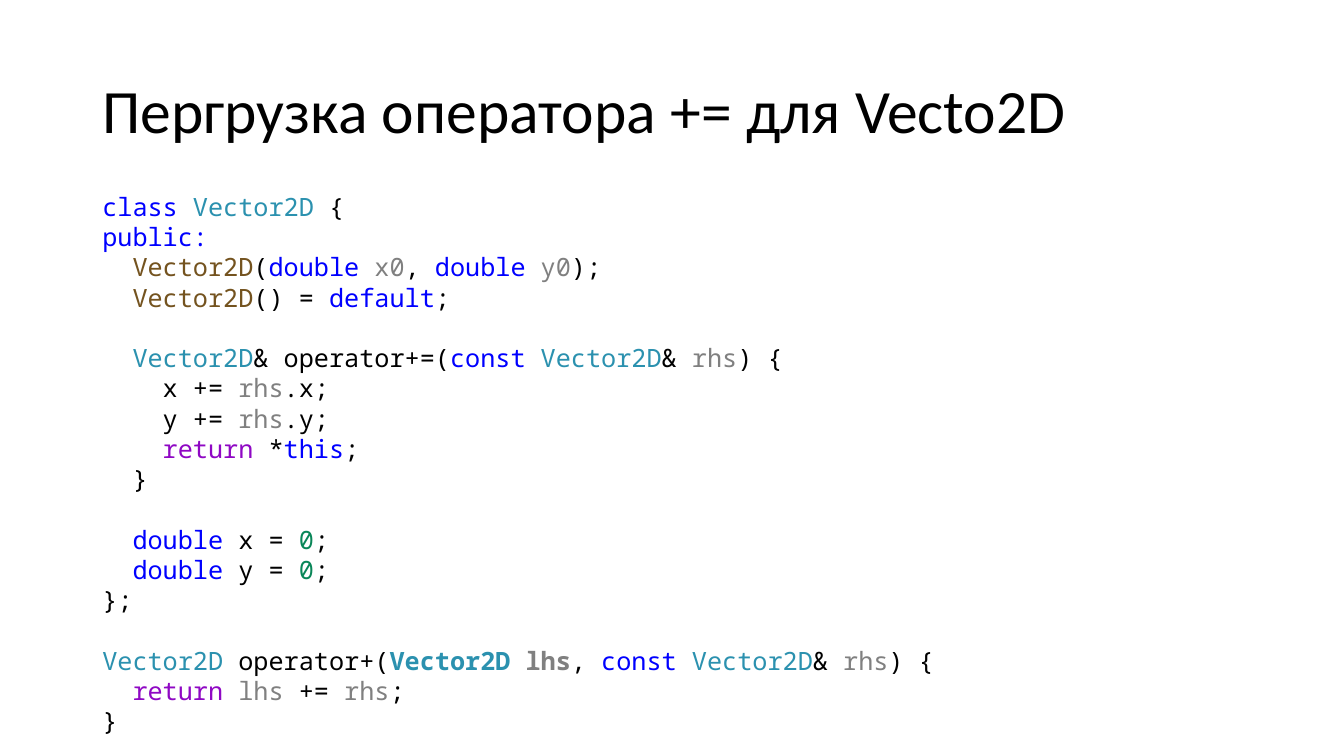
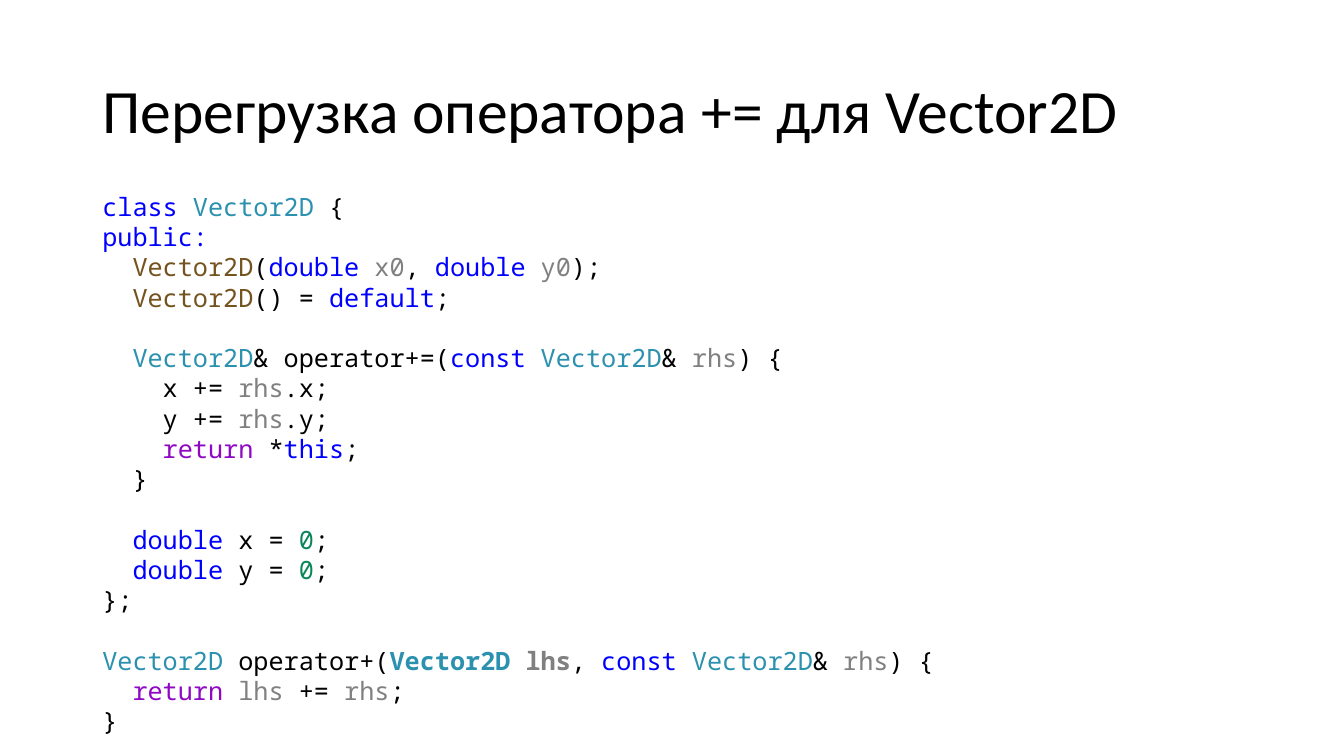
Before and after one commit to alexey-malov/oop, a slide deck: slide 20 of lectures/04/Дружественные функции и классы. Перегрузка операций.pptx. Drawn at 1344x756 pixels with LibreOffice and Linux fonts; fonts in the diff are those of the drawing. Boxes give left, top, right and bottom in pixels: in the first picture for what was removed or moved away, otherwise in the second. Text is boxed around its words. In the diff, an @@ line names an element or a change of style, - is before the commit and + after.

```diff
--- a/lectures/04/Дружественные функции и классы. Перегрузка операций.pptx
+++ b/lectures/04/Дружественные функции и классы. Перегрузка операций.pptx
@@ title at bbox=[102, 93, 1117, 143]: text changed @@
-Пергрузка оператора += для Vecto2D
+Перегрузка оператора += для Vector2D
```
Also in this commit, not shown: 15 other slides changed, 8 slides added, 19 slides removed, 1 other file.
